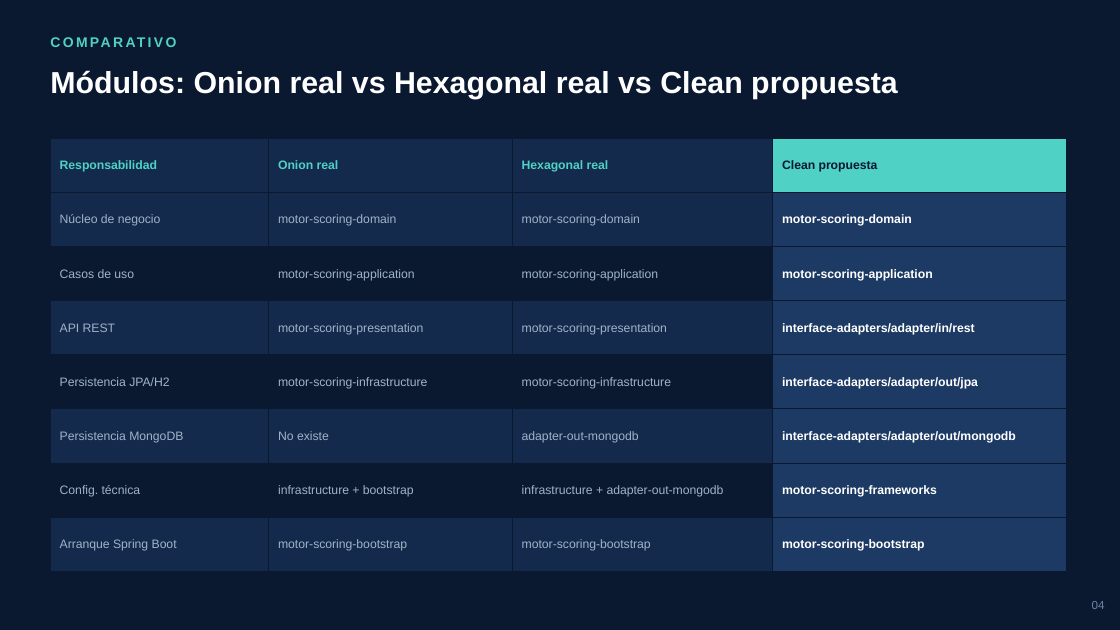
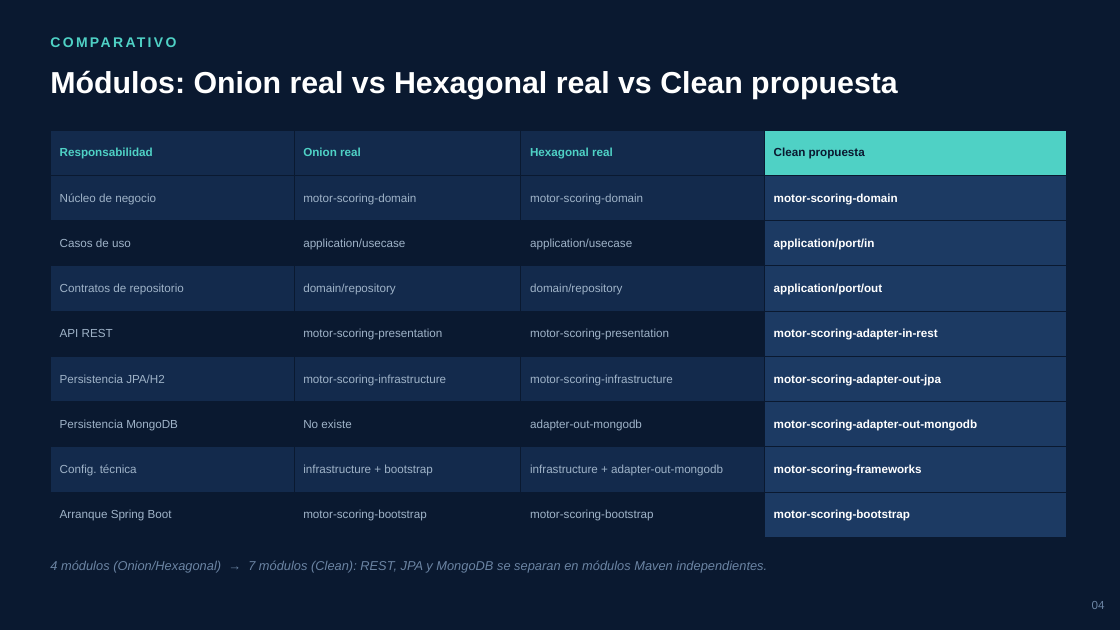
Before and after one commit to JoseJulca/CleanArquitecture, a slide deck: slide 4 of Motor_Scoring_Clean_Architecture.pptx. Drawn at 1120x630 pixels with LibreOffice and Linux fonts; fonts in the diff are those of the drawing. Boxes give left, top, right and bottom in pixels: in the first picture for what was removed or moved away, otherwise in the second. Text is boxed around its words. In the diff, an @@ line names an element or a change of style, - is before the commit and + after.

```diff
--- a/Motor_Scoring_Clean_Architecture.pptx
+++ b/Motor_Scoring_Clean_Architecture.pptx
@@ table at (50, 130, 1067, 538) @@
-row 3: Casos de uso | motor-scoring-application | motor-scoring-application | motor-scoring-application
-row 4: API REST | motor-scoring-presentation | motor-scoring-presentation | interface-adapters/adapter/in/rest
-row 5: Persistencia JPA/H2 | motor-scoring-infrastructure | motor-scoring-infrastructure | interface-adapters/adapter/out/jpa
-row 6: Persistencia MongoDB | No existe | adapter-out-mongodb | interface-adapters/adapter/out/mongodb
+row 3: Casos de uso | application/usecase | application/usecase | application/port/in
+row 4: Contratos de repositorio | domain/repository | domain/repository | application/port/out
+row 5: API REST | motor-scoring-presentation | motor-scoring-presentation | motor-scoring-adapter-in-rest
+row 6: Persistencia JPA/H2 | motor-scoring-infrastructure | motor-scoring-infrastructure | motor-scoring-adapter-out-jpa
+row 7: Persistencia MongoDB | No existe | adapter-out-mongodb | motor-scoring-adapter-out-mongodb
@@ table: place and size @@
-table at (50, 139, 1067, 571)
+table at (50, 130, 1067, 538)
@@ text added at (50, 560, 767, 572), 11 pt, text #6B84A3, italic @@
+4 módulos (Onion/Hexagonal) → 7 módulos (Clean): REST, JPA y MongoDB se separan en módulos Maven independientes.
```
Also in this commit, not shown: 6 other slides changed, 2 slides added, 1 slide removed.
